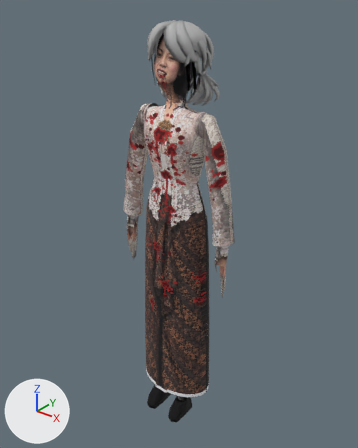
Two versions of the glTF model public/models/nona_batavia.glb, one commit apart.
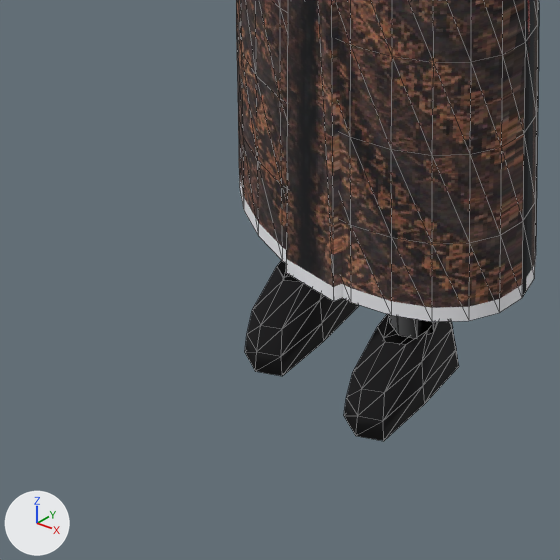
Each version appears first whole from a camera (50 mm lens) standing at (1.127, -1.393, 1.806) and looking at (-0.008, 0.027, 0.925), and next in a close-up on the part from 27% to 60% of the width and 74% to 100% of the height. Lighting does not change. The marker at lower left points along +X, +Y and +Z. The older version's two pictures come first. The close-ups show mesh edges as thin lines. Vertices at exactly the same position are counted once.

In view in the first close-up: 'PS2_Kebaya_Character'.
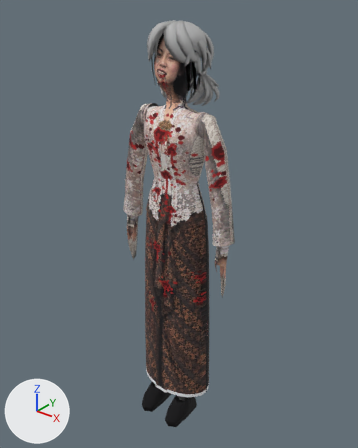
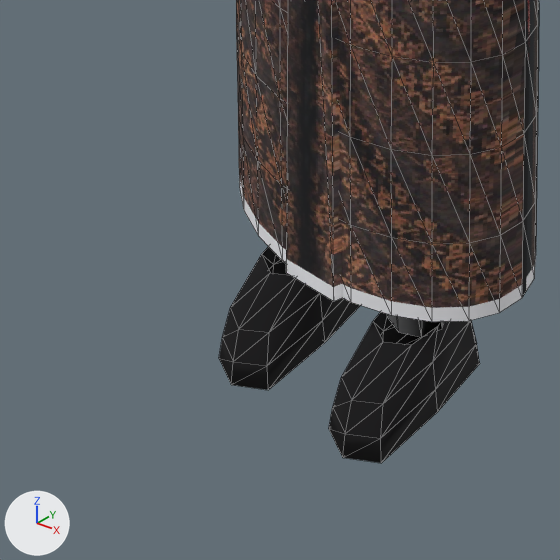
Edits to the bpy script that builds the scene:
```text
Change me_character_mesh:
    used by ob_ps2_kebaya_character; location = (0.0, 0.0, 0.0)
    remove me_character_mesh.from_pydata(...)  # 1282 vertices, 2322 faces; spans x -0.27..0.27, y -0.13..0.11, z 0.0..1.69
    add me_character_mesh.from_pydata(...)  # 1282 vertices, 2322 faces; spans x -0.27..0.27, y -0.15..0.11, z 0.0..1.69
    me_character_mesh part 1: the loose piece of 16 vertices spanning x 0.03..0.1, y -0.07..0.0, z 0.08..0.32 is moved by (0.01, 0.0, 0.01)
    me_character_mesh part 2: the loose piece of 33 vertices spanning x -0.09..-0.04, y -0.13..0.03, z 0.0..0.09 is scaled about its middle by (1.3, 1.31, 1.16), then moved by (-0.01, 0.0, 0.01)
    me_character_mesh part 3: the loose piece of 33 vertices spanning x 0.04..0.09, y -0.13..0.03, z 0.0..0.09 is scaled about its middle by (1.3, 1.31, 1.16), then moved by (0.01, 0.0, 0.01)
    other edits to the shape of me_character_mesh do not show in these pictures
```

Location of each change, (x1, y1, x2, y2) in pixels of the close-ups (560 x 560 px; the box of a moved part takes in the faces that stretch with it):
'PS2_Kebaya_Character', reshaped
    before: (236, 0, 539, 441)
    after: (219, 0, 539, 463)
part 1 of me_character_mesh, moved or reshaped
    before: (389, 315, 436, 338)
    after: (387, 314, 444, 337)
part 2 of me_character_mesh, moved or reshaped
    before: (245, 260, 358, 376)
    after: (219, 246, 361, 390)
part 3 of me_character_mesh, moved or reshaped
    before: (344, 314, 459, 441)
    after: (329, 312, 480, 463)
